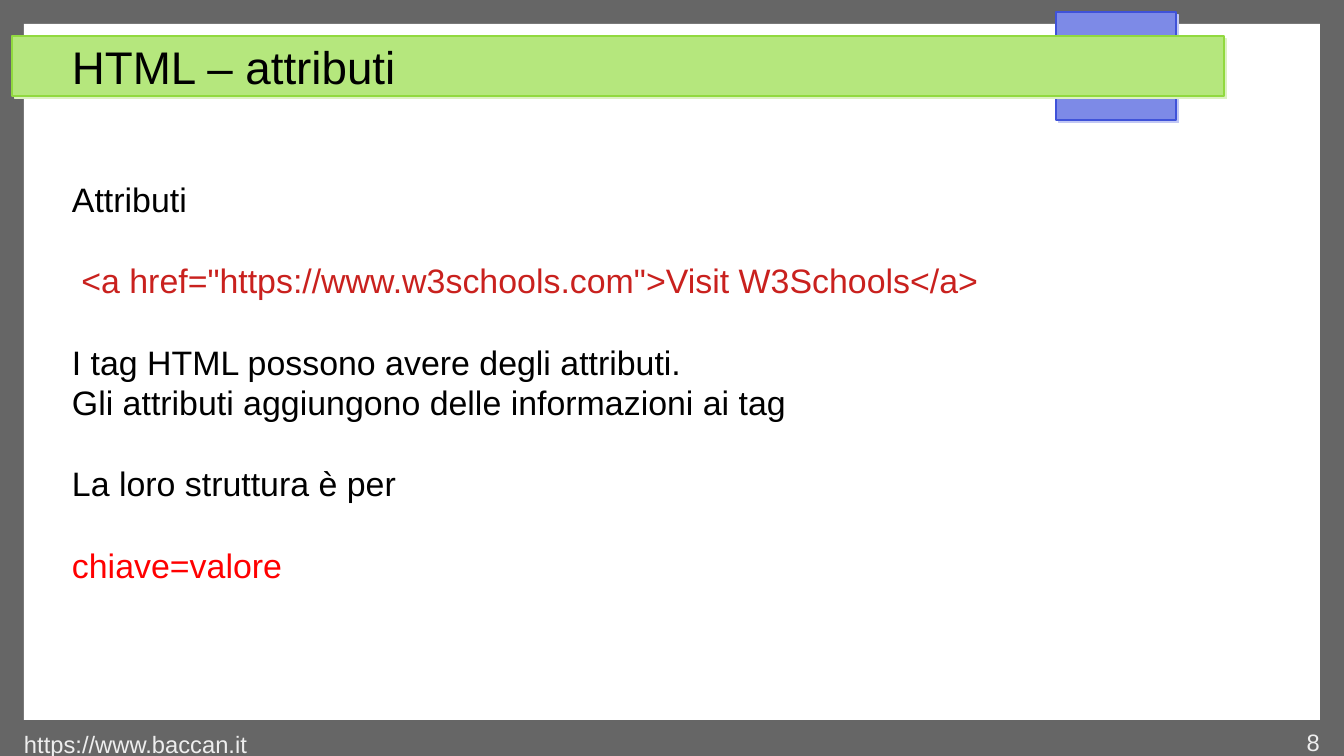
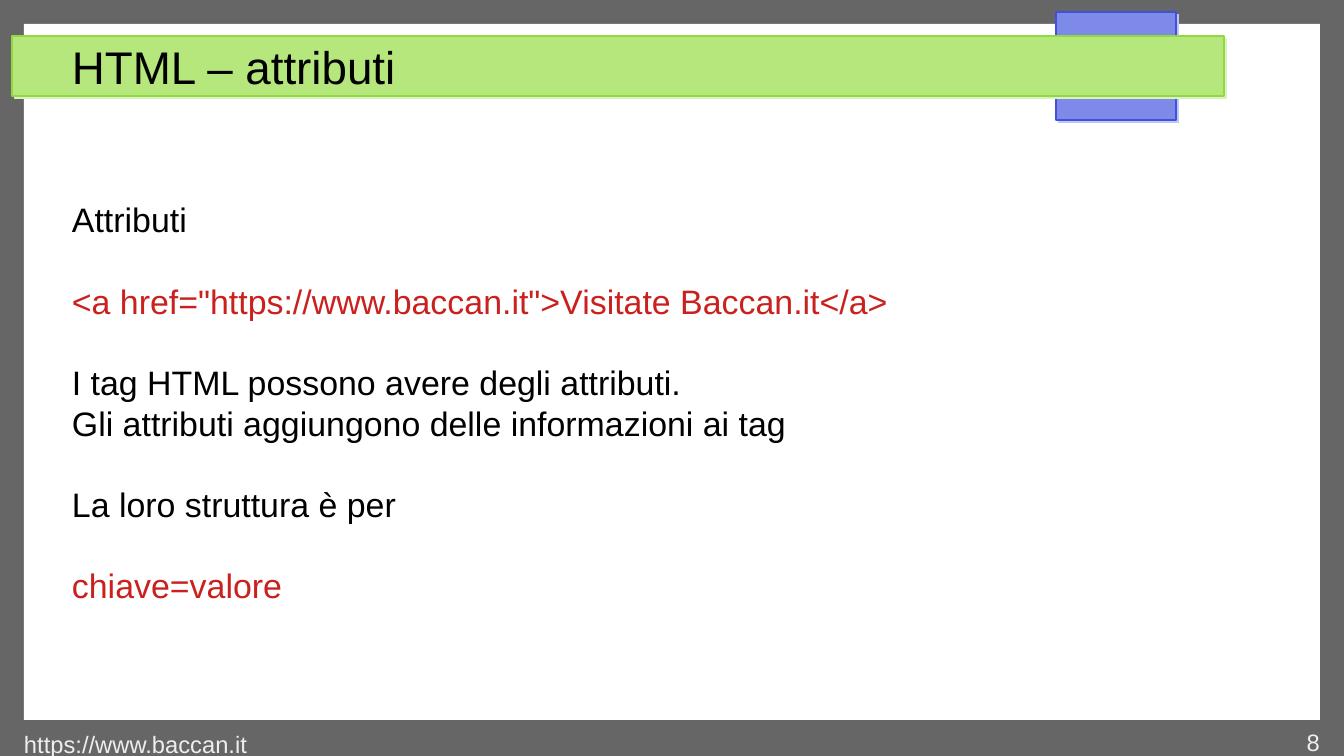
Before and after one commit to matteobaccan/CorsoHTML, a slide deck: slide 8 of Chapter_html.odp. Drawn at 1344x756 pixels with LibreOffice and Linux fonts; fonts in the diff are those of the drawing. Boxes give left, top, right and bottom in pixels: in the first picture for what was removed or moved away, otherwise in the second. Text is boxed around its words. In the diff, an @@ line names an element or a change of style, - is before the commit and + after.

```diff
--- a/Chapter_html.odp
+++ b/Chapter_html.odp
@@ text at (72, 289, 887, 320): text changed @@
-<a href="https://www.w3schools.com">Visit W3Schools</a>
+<a href="https://www.baccan.it">Visitate Baccan.it</a>
@@ text at (72, 573, 282, 599): text colour #FF0000 to #C9211E in "chiave=valore" @@
```
Also in this commit, not shown: 4 other slides changed, 11 slides added, 11 other files.
